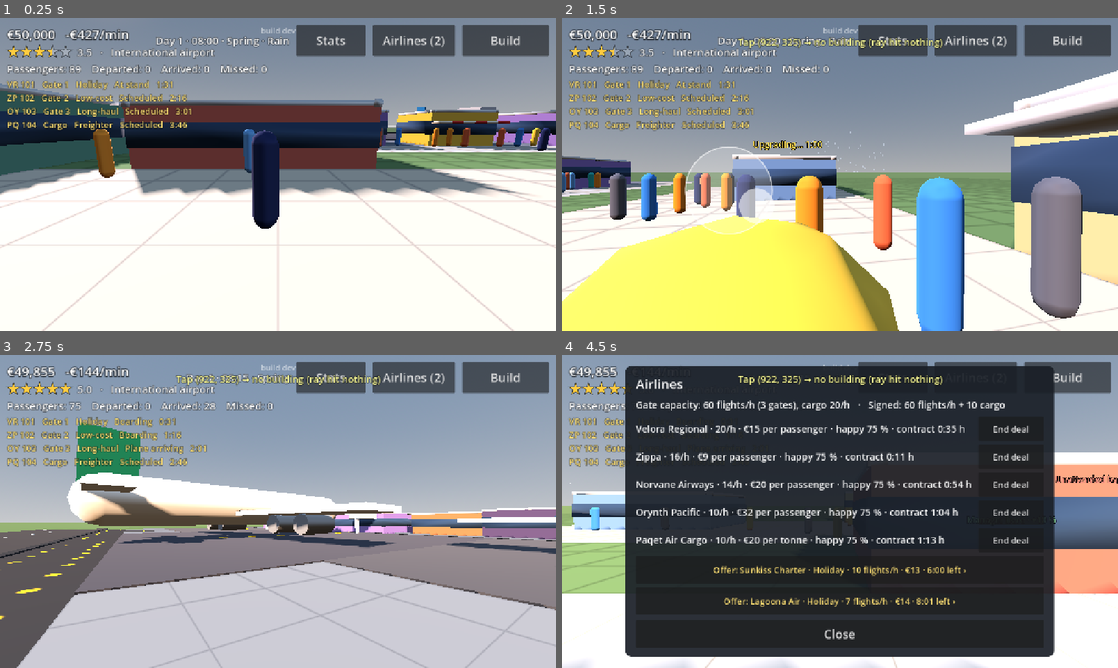
Above: before the commit, frames 1-4 (two rows, left to right).
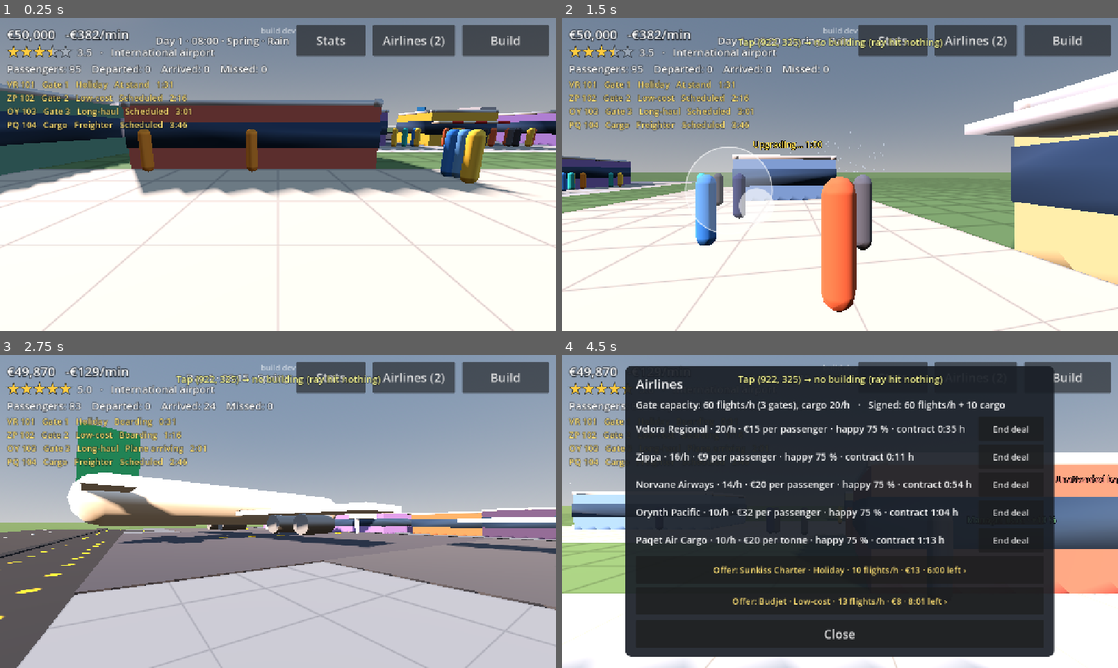
Above: after the commit, the same moments.

Repository: jakobmaier16-pixel/airport-idle
Game: Godot game, scene res://tests/screenshots.tscn
Two runs of this game, one before a commit and one after it. Both use one fixed random seed, a clock stepped at 60 frames per second and the inputs below. This scene is started directly instead of the project's main scene.
Inputs (mouse positions are in pixels of both pictures, inside the frame that each line leads up to):
- Up to frame 1 (0.25 s): no input
- Up to frame 2 (1.5 s): move the mouse to (962, 158) at 0.52 s; hold D (move_right) 0.53-1.25 s; click (962, 158) at 0.67 s; drag from (728, 190) to (812, 237) at 1.27 s
- Up to frame 3 (2.75 s): move the mouse to (333, 442) at 2.02 s; hold D (move_right) from 2.03 s (still down)
- Up to frame 4 (4.5 s): release D (move_right) at 2.75 s; drag from (812, 574) to (673, 464) at 2.77 s; move the mouse to (1006, 558) at 3.52 s; hold A (move_left) 3.53-4.25 s; drag from (673, 464) to (756, 433) at 4.27 s

The runs differ from the first frame. In frame 1, 4.4% of the frame differs, in the area x 12-99%, y 3-68%; in frame 2, 31%, in the area x 0-94%, y 3-100%; in frame 3, 0.2%; in frame 4, 0.8%.

Commit message:
Seeded randomness: one shared set of dice, per-test seeds
- Airport.rng is the only dice of the simulation; PassengerFlow, FlightSchedule,
  Airlines and Weather share it. Incidents, VIPs, staff names and the showcase
  use it too instead of the global randf()/randi().
- The seed and the dice state are saved (as text, JSON can't hold 64 bits),
  so loading continues the same dice. Old saves still load.
- A new game takes its seed from the current dice, so seeded tests stay
  repeatable when they start a new game.
- The test runner gives every test a fixed seed from its name and prints a
  replay line on failure; --seed=<n> runs all tests with one seed.
- test_42_seeds: same seed same game, other seed other game, dice continue
  after loading, old saves without a seed load.

Co-Authored-By: Claude Opus 5.5 <noreply@anthropic.com>

Diff:
--- a/scripts/autoload/airport.gd
+++ b/scripts/autoload/airport.gd
@@ -80,6 +80,12 @@
 var saved_manager: Dictionary = {}
 ## How far the current frame is between the last and the next simulation step (0..1).
 var sim_alpha: float = 0.0
+## The airport's dice (tech_architecture.md §3). Every random choice of the simulation comes from
+## here, so the same seed and the same player actions give exactly the same game. Shared with
+## PassengerFlow, FlightSchedule, Airlines and Weather; saved with the game.
+var rng: RandomNumberGenerator = RandomNumberGenerator.new()
+## The number the dice started from, for replaying a game (e.g. a failing test).
+var game_seed: int = 0
 
 var _sim_time: float = 0.0
 # While loading a save, layout_changed is sent once at the end instead of for every building.
@@ -94,6 +100,10 @@
 
 
 func _ready() -> void:
+	# The very first dice come from the clock; every later new game takes its seed from them.
+	var first := RandomNumberGenerator.new()
+	first.randomize()
+	reseed(first.randi())
 	layout_changed.connect(_on_layout_changed)
 	passenger_flow.vip_finished.connect(_on_vip_finished)
 	progression.tier_reached.connect(_on_tier_reached)
@@ -109,6 +119,21 @@
 		steps += 1
 	_sim_time = minf(_sim_time, SIM_STEP)
 	sim_alpha = _sim_time / SIM_STEP
+
+
+## Starts the dice from `new_seed`: the same seed and the same player actions give the same game.
+func reseed(new_seed: int) -> void:
+	game_seed = new_seed
+	rng.seed = new_seed
+	_share_rng()
+
+
+# Every part of the simulation rolls the same dice.
+func _share_rng() -> void:
+	passenger_flow.rng = rng
+	passenger_flow.schedule.rng = rng
+	airlines.rng = rng
+	weather.rng = rng
 
 
 ## Advances the whole simulation by one step: passengers, flights and money.
@@ -167,10 +192,10 @@
 	_next_incident_in -= delta
 	if _next_incident_in > 0.0 or not incidents_automatic:
 		return
-	_next_incident_in = randf_range(INCIDENT_EVERY_MIN, INCIDENT_EVERY_MAX)
+	_next_incident_in = rng.randf_range(INCIDENT_EVERY_MIN, INCIDENT_EVERY_MAX)
 	var candidates := buildings.filter(func(b: Building) -> bool: return needs_staff(b) and not staff_at(b).is_empty())
 	if not candidates.is_empty():
-		start_incident(candidates[randi() % candidates.size()])
+		start_incident(candidates[rng.randi() % candidates.size()])
 
 
 # --- VIP visits (design doc §14.2) ---
@@ -204,7 +229,7 @@
 		return
 	_next_vip_in -= delta
 	if _next_vip_in <= 0.0:
-		_next_vip_in = randf_range(VIP_EVERY_MIN, VIP_EVERY_MAX)
+		_next_vip_in = rng.randf_range(VIP_EVERY_MIN, VIP_EVERY_MAX)
 		announce_vip()
 
 
@@ -479,7 +504,7 @@
 	if not hire_problem(building).is_empty():
 		return null
 	var employee := Employee.new()
-	employee.name = "%s %s." % [FIRST_NAMES[randi() % FIRST_NAMES.size()], char(65 + randi() % 26)]
+	employee.name = "%s %s." % [FIRST_NAMES[rng.randi() % FIRST_NAMES.size()], char(65 + rng.randi() % 26)]
 	employee.workplace = building
 	employee.salary_per_minute = SALARIES[building.type.role]
 	staff.append(employee)
@@ -745,14 +770,16 @@
 
 ## Removes everything: buildings and zones, and lays the starting runway (unless `with_runway` is
 ## false, e.g. while loading a save that has its own). Visuals must be rebuilt afterwards (reload
-## the scene).
-func reset(with_runway: bool = true) -> void:
+## the scene). The new game's dice start from `new_seed`, or (if negative) from a seed the current
+## dice roll, so a seeded test stays repeatable even when it starts a new game.
+func reset(with_runway: bool = true, new_seed: int = -1) -> void:
 	grid = AirportGrid.new(MAP_SIZE_CELLS, CELL_SIZE)
 	buildings.clear()
 	_zone_locks.clear()
 	staff.clear()
 	passenger_flow = PassengerFlow.new()
 	passenger_flow.vip_finished.connect(_on_vip_finished)
+	reseed(new_seed if new_seed >= 0 else int(rng.randi()))
 	economy = Economy.new()
 	reputation = Reputation.new()
 	airlines.reset()
@@ -808,6 +835,9 @@
 		"clock": clock.game_seconds,
 		"manager": {"x": manager_position.x, "z": manager_position.z, "yaw": manager_yaw} if manager_position != NOBODY_THERE else {},
 		"weather": weather.save_state(),
+		# As text: JSON keeps numbers as decimals, which can't hold a 64-bit dice state exactly.
+		"seed": str(game_seed),
+		"rng_state": str(rng.state),
 		"buildings": saved_buildings,
 	}
 
@@ -817,6 +847,11 @@
 ## buildings that no longer fit are skipped. Returns how many were skipped.
 func load_state(data: Dictionary) -> int:
 	reset(false)
+	# The dice continue exactly where they were (saves from before seeds keep the fresh dice).
+	if data.has("rng_state"):
+		game_seed = str(data.get("seed", "0")).to_int()
+		rng.seed = game_seed
+		rng.state = str(data["rng_state"]).to_int()
 	# JSON stores every number as a float, hence the explicit conversion.
 	var saved_size: Array = data.get("map_size", [])
 	if saved_size.size() == 2 and Vector2i(int(saved_size[0]), int(saved_size[1])) == grid.size:
--- a/scripts/dev/showcase_airport.gd
+++ b/scripts/dev/showcase_airport.gd
@@ -93,7 +93,7 @@
 	for building in Airport.buildings:
 		Airport.staff_fully(building)
 	for employee in Airport.staff:
-		employee.served[employee.workplace.type.role] = randi() % 200
+		employee.served[employee.workplace.type.role] = Airport.rng.randi() % 200
 
 	# The showcase is a test fixture: start with fresh money, as if it had been there all along.
 	Airport.economy = Economy.new()
--- a/scripts/simulation/flight_schedule.gd
+++ b/scripts/simulation/flight_schedule.gd
@@ -79,11 +79,12 @@
 # Departure time of the latest flight planned at each gate.
 var _last_planned: Dictionary[Building, float] = {}
 var _next_number: int = 101
-var _rng: RandomNumberGenerator = RandomNumberGenerator.new()
+## Dice. Airport replaces them with its shared, seeded dice (tech_architecture.md §3).
+var rng: RandomNumberGenerator = RandomNumberGenerator.new()
 
 
 func _init() -> void:
-	_rng.randomize()
+	rng.randomize()
 
 
 func tick(now: float, delta: float, flow: PassengerFlow) -> void:
@@ -144,13 +145,13 @@
 	flight.gate = gate
 	flight.stand = Airport.stand_behind(gate)
 	# The airline's route type sets the passenger mix (design doc §10.1); random without one.
-	flight.route = airline.type.route if airline != null else ROUTES.keys()[_rng.randi() % ROUTES.size()]
+	flight.route = airline.type.route if airline != null else ROUTES.keys()[rng.randi() % ROUTES.size()]
 	flight.wide_body = airline != null and airline.type.wide_body
 	flight.departure_time = departure_time
 	if airline != null and airline.type.cargo:
 		# A freighter (design doc §10.3): freight instead of passengers.
 		flight.cargo = true
-		flight.tonnes = _rng.randf_range(CARGO_TONNES_MIN, CARGO_TONNES_MAX)
+		flight.tonnes = rng.randf_range(CARGO_TONNES_MIN, CARGO_TONNES_MAX)
 		flight.fee_per_passenger = airline.fee  # per tonne
 		_last_planned[gate] = departure_time
 		flights.append(flight)
@@ -169,14 +170,14 @@
 	var mix := PackedFloat32Array(ROUTES[flight.route])
 	var types: Array[PassengerType] = [FAMILY, LOW_COST, BUSINESS]
 	for i in roundi(_passenger_count() * size_factor):
-		flight.inbound_types.append(types[_rng.rand_weighted(mix)])
+		flight.inbound_types.append(types[rng.rand_weighted(mix)])
 	_last_planned[gate] = departure_time
 	flights.append(flight)
 
 
 # Passengers on one leg: a well-rated airport attracts more of them (design doc §11.7).
 func _passenger_count() -> int:
-	return roundi(_rng.randi_range(BOOKED_MIN, BOOKED_MAX) * Airport.reputation.demand_factor(Airport.stars()))
+	return roundi(rng.randi_range(BOOKED_MIN, BOOKED_MAX) * Airport.reputation.demand_factor(Airport.stars()))
 
 
 # Decides type and arrival time of every booked passenger, from the route's mix.
@@ -185,8 +186,8 @@
 	var types: Array[PassengerType] = [FAMILY, LOW_COST, BUSINESS]
 	var arrivals: Array = []
 	for i in flight.booked:
-		var type := types[_rng.rand_weighted(PackedFloat32Array(mix))]
-		var before := _rng.randf_range(type.arrives_until, type.arrives_from)
+		var type := types[rng.rand_weighted(PackedFloat32Array(mix))]
+		var before := rng.randf_range(type.arrives_until, type.arrives_from)
 		arrivals.append([flight.departure_time - before, type])
 	arrivals.sort_custom(func(a: Array, b: Array) -> bool: return a[0] < b[0])
 	for arrival: Array in arrivals:
--- a/scripts/simulation/passenger_flow.gd
+++ b/scripts/simulation/passenger_flow.gd
@@ -87,11 +87,12 @@
 var _usable_gates: Array[Building] = []
 var _usable_cargo_terminals: Array[Building] = []
 var _sample_timer: float = 0.0
-var _rng: RandomNumberGenerator = RandomNumberGenerator.new()
+## Dice. Airport replaces them with its shared, seeded dice (tech_architecture.md §3).
+var rng: RandomNumberGenerator = RandomNumberGenerator.new()
 
 
 func _init() -> void:
-	_rng.randomize()
+	rng.randomize()
 
 
 func status_text() -> String:
@@ -237,12 +238,12 @@
 	if not route_problem.is_empty() or _route_entrances.is_empty() or passengers.size() >= MAX_PASSENGERS:
 		return false
 	# Car travellers park for their trip, if there is a car park (design doc §11.8).
-	var by_car := not _route_car_parks.is_empty() and _rng.randf() < CAR_SHARE
+	var by_car := not _route_car_parks.is_empty() and rng.randf() < CAR_SHARE
 	var cells: Array[Vector2i] = []
 	if by_car:
-		cells = _access_cells(_route_car_parks[_rng.randi() % _route_car_parks.size()], true)
+		cells = _access_cells(_route_car_parks[rng.randi() % _route_car_parks.size()], true)
 	else:
-		cells = _access_cells(_route_entrances[_rng.randi() % _route_entrances.size()], false)
+		cells = _access_cells(_route_entrances[rng.randi() % _route_entrances.size()], false)
 	if cells.is_empty():
 		return false
 	var passenger := Passenger.new()
@@ -253,12 +254,12 @@
 		flight.vip_pending = false
 		passenger.is_vip = true
 		passenger.type = FlightSchedule.BUSINESS
-	passenger.offset = Vector3(_rng.randf_range(-MAX_OFFSET, MAX_OFFSET), 0.0, _rng.randf_range(-MAX_OFFSET, MAX_OFFSET))
-	passenger.color_index = _rng.randi() % COLOR_COUNT
-	passenger.position = _cell_point(cells[_rng.randi() % cells.size()], passenger)
+	passenger.offset = Vector3(rng.randf_range(-MAX_OFFSET, MAX_OFFSET), 0.0, rng.randf_range(-MAX_OFFSET, MAX_OFFSET))
+	passenger.color_index = rng.randi() % COLOR_COUNT
+	passenger.position = _cell_point(cells[rng.randi() % cells.size()], passenger)
 	passenger.previous_position = passenger.position
 	# Online check-in with hand luggage only: straight to security.
-	passenger.goal = Role.SECURITY if _rng.randf() < type.skip_check_in_chance else Role.CHECK_IN
+	passenger.goal = Role.SECURITY if rng.randf() < type.skip_check_in_chance else Role.CHECK_IN
 	passengers.append(passenger)
 	_plan(passenger)
 	return true
@@ -327,13 +328,13 @@
 	passenger.flight = flight
 	passenger.type = type
 	passenger.is_arriving = true
-	passenger.has_bag = _rng.randf() < type.checked_bag_chance
-	passenger.by_car = _rng.randf() < CAR_SHARE
+	passenger.has_bag = rng.randf() < type.checked_bag_chance
+	passenger.by_car = rng.randf() < CAR_SHARE
 	var parked_at := flight.departs_at() + flight.arrival_delay - (FlightSchedule.PLANE_ARRIVES - FlightSchedule.TAXI_TIME)
-	passenger.bag_ready_at = parked_at + _rng.randf_range(FlightSchedule.BAGS_FROM, FlightSchedule.BAGS_UNTIL)
-	passenger.offset = Vector3(_rng.randf_range(-MAX_OFFSET, MAX_OFFSET), 0.0, _rng.randf_range(-MAX_OFFSET, MAX_OFFSET))
-	passenger.color_index = _rng.randi() % COLOR_COUNT
-	passenger.position = _cell_point(gate.entry_cells[_rng.randi() % gate.entry_cells.size()], passenger)
+	passenger.bag_ready_at = parked_at + rng.randf_range(FlightSchedule.BAGS_FROM, FlightSchedule.BAGS_UNTIL)
+	passenger.offset = Vector3(rng.randf_range(-MAX_OFFSET, MAX_OFFSET), 0.0, rng.randf_range(-MAX_OFFSET, MAX_OFFSET))
+	passenger.color_index = rng.randi() % COLOR_COUNT
+	passenger.position = _cell_point(gate.entry_cells[rng.randi() % gate.entry_cells.size()], passenger)
 	passenger.previous_position = passenger.position
 	passenger.goal = Role.BAGGAGE_CLAIM
 	# Some connect to another flight (design doc §8.9), if the airport can handle transfers.
@@ -357,11 +358,11 @@
 		share *= Progression.HUB_TRANSFER_FACTOR
 	if transfer_share_override >= 0.0:
 		share = transfer_share_override
-	if _rng.randf() >= share:
+	if rng.randf() >= share:
 		return null
 	var options := schedule.flights.filter(func(f: Flight) -> bool:
 		return f != inbound and not f.cargo and f.is_active() and f.departure_time >= time + FlightSchedule.MIN_CONNECTION)
-	return options[_rng.randi() % options.size()] if not options.is_empty() else null
+	return options[rng.randi() % options.size()] if not options.is_empty() else null
 
 
 ## A building was demolished (design doc §7.6): its passengers look for another station of the
@@ -465,7 +466,7 @@
 	var choice := 0
 	if passenger.goal in [Role.SHOP, Role.LOUNGE]:
 		# Tastes differ: some want coffee, others duty free. Any place with room may be chosen.
-		choice = _rng.randi() % candidates.size()
+		choice = rng.randi() % candidates.size()
 	else:
 		# Short queue and short walk both count, like real passengers judging a hall.
 		# (For the gate there is only one candidate: the gate of their flight.)
@@ -539,7 +540,7 @@
 			return
 		passenger.state = Passenger.State.IN_SHOP
 		var type := station.building.type
-		passenger.visit_left = _rng.randf_range(type.visit_seconds_min, type.visit_seconds_max)
+		passenger.visit_left = rng.randf_range(type.visit_seconds_min, type.visit_seconds_max)
 		station.waiting.append(passenger)
 	else:
 		passenger.state = Passenger.State.QUEUING
@@ -604,7 +605,7 @@
 				* (PRESENCE_CALM if manager_here else 1.0))
 			# Some passengers are quicker than others; experienced staff are faster.
 			station.service_left[i] = station.building.service_time() * _type_factor(next, station) \
-				* staff_time_factor(working[i], working, manager_here) * _rng.randf_range(0.75, 1.25)
+				* staff_time_factor(working[i], working, manager_here) * rng.randf_range(0.75, 1.25)
 
 	for k in station.queue.size():
 		_move_towards(station.queue[k], _queue_spot(station, k), delta)
@@ -649,12 +650,12 @@
 	if leave_by - time < SHOPPING_MIN_SPARE:
 		return
 	# Business travellers prefer the lounge airside (design doc §11.8).
-	if next == Role.GATE and _is_business(passenger) and _has_lounge() and _rng.randf() < LOUNGE_CHANCE:
+	if next == Role.GATE and _is_business(passenger) and _has_lounge() and rng.randf() < LOUNGE_CHANCE:
 		passenger.goal = Role.LOUNGE
 		passenger.after_shop = next
 		passenger.leave_shop_by = leave_by
 		return
-	if _rng.randf() >= chance:
+	if rng.randf() >= chance:
 		return
 	passenger.goal = Role.SHOP
 	passenger.after_shop = next
@@ -684,14 +685,14 @@
 		# Stressed passengers spend less (design doc §8.10); the visit itself cheers them up.
 		var mood_factor := lerpf(SPEND_AT_WORST, SPEND_AT_BEST, clampf(customer.mood, 0.0, 100.0) / 100.0)
 		customer.mood = minf(customer.mood + (LOUNGE_BONUS if type.airport_run else SHOP_BONUS), 100.0)
-		var income := _rng.randf_range(type.spend_min, type.spend_max) * spend_factor * mood_factor * Economy.CONCESSION_SHARE
+		var income := rng.randf_range(type.spend_min, type.spend_max) * spend_factor * mood_factor * Economy.CONCESSION_SHARE
 		if type.airport_run:
 			income = type.spend_min  # a fixed price, all of it for the airport
 		Airport.economy.earn(income, Economy.LOUNGE if type.airport_run else Economy.SHOPS)
 		station.record_income(time, income)
 		# Out of the front door and on to the gate.
 		if not station.entry_cells.is_empty():
-			var door: Vector2i = station.entry_cells[_rng.randi() % station.entry_cells.size()]
+			var door: Vector2i = station.entry_cells[rng.randi() % station.entry_cells.size()]
 			customer.position = _cell_point(door, customer)
 			customer.previous_position = customer.position
 		customer.goal = customer.after_shop
@@ -713,7 +714,7 @@
 		station.waiting.erase(passenger)
 		station.record_wait(time, time - passenger.queued_since)
 		_lose_mood(passenger, Satisfaction.BAG_WAITS, (time - passenger.queued_since - BAG_PATIENCE) * BAG_PENALTY)
-		var door: Vector2i = station.exit_cells[_rng.randi() % station.exit_cells.size()]
+		var door: Vector2i = station.exit_cells[rng.randi() % station.exit_cells.size()]
 		passenger.position = _cell_point(door, passenger)
 		passenger.previous_position = passenger.position
 		passenger.goal = Role.ENTRANCE
--- a/tests/cases/test_25_manager_on_the_spot.gd
+++ b/tests/cases/test_25_manager_on_the_spot.gd
@@ -67,7 +67,7 @@
 		var passenger := Passenger.new()
 		passenger.position = Airport.grid.cell_to_world(Vector2i(32, 27))
 		station.queue.append(passenger)
-		flow._rng.seed = 42
+		flow.rng.seed = 42
 		flow._tick_station(station, Airport.SIM_STEP)
 		var slot := station.serving.find(passenger)
 		var seconds: float = station.service_left[slot]
--- a/tests/cases/test_28_long_haul.gd
+++ b/tests/cases/test_28_long_haul.gd
@@ -28,7 +28,7 @@
 func test_long_haul_flies_from_the_wide_body_gate() -> void:
 	ShowcaseAirport.build(0.0)
 	# Only a few long-haul flights in 15 minutes: fixed random numbers, so averages don't wobble.
-	Airport.passenger_flow.schedule._rng.seed = 7
+	Airport.passenger_flow.schedule.rng.seed = 7
 	var wide := 0
 	var wide_booked := 0
 	var narrow_booked := 0
--- /dev/null
+++ b/tests/cases/test_42_seeds.gd
@@ -0,0 +1,80 @@
+extends TestCase
+## Seeded randomness (tech_architecture.md §3): the same seed and the same actions give exactly
+## the same game, and the dice continue where they were after loading a save.
+
+
+# A short summary of a running airport: if any random choice differed, this differs too.
+func _fingerprint() -> String:
+	var flow := Airport.passenger_flow
+	var positions := 0.0
+	for passenger in flow.passengers:
+		positions += passenger.position.x * 3.0 + passenger.position.z
+	var names: PackedStringArray = []
+	for employee in Airport.staff:
+		names.append(employee.name)
+	return "departed %d, missed %d, in airport %d, money %.2f, positions %.3f, staff %s" % [
+		flow.departed_count, flow.missed_count, flow.passengers.size(), Airport.economy.balance,
+		positions, ",".join(names)]
+
+
+# Builds the showcase airport with dice started from `seed_value` and runs it for 5 minutes.
+func _play(seed_value: int) -> String:
+	Airport.reseed(seed_value)
+	build_reference_airport()
+	sim_seconds(300.0)
+	return _fingerprint()
+
+
+func test_same_seed_same_game() -> void:
+	var first := _play(1234)
+	var second := _play(1234)
+	check(Airport.passenger_flow.departed_count > 0, "the airport was busy (passengers departed)")
+	check_eq(second, first, "the same seed plays exactly the same game")
+
+
+func test_other_seed_other_game() -> void:
+	check(_play(1) != _play(2), "a different seed plays a different game")
+
+
+func test_new_game_gets_a_seed_from_the_dice() -> void:
+	Airport.reseed(5)
+	Airport.reset()
+	var first := Airport.game_seed
+	Airport.reseed(5)
+	Airport.reset()
+	check_eq(Airport.game_seed, first, "a new game started from the same dice gets the same seed")
+	Airport.reset(true, 777)
+	check_eq(Airport.game_seed, 777, "a new game can be given its seed")
+
+
+func test_dice_continue_after_loading() -> void:
+	Airport.reseed(99)
+	build_reference_airport()
+	sim_seconds(60.0)
+	var seed_before := Airport.game_seed
+	# Through JSON text, like the real save file.
+	var data: Dictionary = JSON.parse_string(JSON.stringify(Airport.save_state()))
+	var next_rolls: Array[int] = []
+	for i in 5:
+		next_rolls.append(Airport.rng.randi())
+	Airport.reset(false, 1)
+	Airport.load_state(data)
+	check_eq(Airport.game_seed, seed_before, "the seed is restored")
+	var rolls_after_loading: Array[int] = []
+	for i in 5:
+		rolls_after_loading.append(Airport.rng.randi())
+	check_eq(rolls_after_loading, next_rolls, "the dice continue exactly where they were")
+	check(Airport.passenger_flow.rng == Airport.rng and Airport.airlines.rng == Airport.rng \
+		and Airport.weather.rng == Airport.rng and Airport.passenger_flow.schedule.rng == Airport.rng,
+		"every part of the simulation rolls the same dice after loading")
+
+
+func test_old_save_without_seed_loads() -> void:
+	build_reference_airport()
+	var data: Dictionary = JSON.parse_string(JSON.stringify(Airport.save_state()))
+	var building_count := Airport.buildings.size()
+	data.erase("seed")
+	data.erase("rng_state")
+	Airport.load_state(data)
+	check_eq(Airport.buildings.size(), building_count, "a save from before seeds still loads completely")
+	check(Airport.passenger_flow.rng == Airport.rng, "it gets fresh shared dice")
--- a/tests/test_runner.gd
+++ b/tests/test_runner.gd
@@ -1,6 +1,9 @@
 extends Node
 ## Runs every walkthrough test in tests/cases/ and quits with exit code 0 (all passed) or 1.
-## Start it with tools/run_tests.sh. Optional: `-- --only=<file or test name part>`.
+## Start it with tools/run_tests.sh. Optional: `--only=<file or test name part>`, and
+## `--seed=<number>` to run every test with that seed instead of its own (tech_architecture.md §3).
+## Each test gets a fixed seed from its name, so a run never depends on luck and a failure can be
+## replayed exactly with the line it prints.
 
 const CASES_DIR: String = "res://tests/cases/"
 
@@ -11,9 +14,12 @@
 	# Tests drive the simulation themselves (sim_seconds), so it doesn't also run in real time.
 	Airport.set_process(false)
 	var only := ""
+	var forced_seed := -1
 	for arg in OS.get_cmdline_user_args():
 		if arg.begins_with("--only="):
 			only = arg.trim_prefix("--only=")
+		elif arg.begins_with("--seed="):
+			forced_seed = arg.trim_prefix("--seed=").to_int()
 
 	var passed := 0
 	var failed := 0
@@ -37,6 +43,8 @@
 			if not only.is_empty() and not full_name.contains(only):
 				continue
 			_reset_world()
+			var seed_value := forced_seed if forced_seed >= 0 else seed_for(full_name)
+			Airport.reseed(seed_value)
 			test_case.current_test = full_name
 			var failures_before := test_case.failures.size()
 			var started := Time.get_ticks_msec()
@@ -51,11 +59,17 @@
 				print("FAIL %s" % full_name)
 				for message in test_case.failures.slice(failures_before):
 					print("  - " + message)
+				print("  - replay: tools/run_tests.sh --only=%s --seed=%d" % [full_name, seed_value])
 		test_case.queue_free()
 
 	_reset_world()
 	print("RESULT: %d passed, %d failed" % [passed, failed])
 	get_tree().quit(1 if failed > 0 else 0)
+
+
+## The fixed seed of a test: the same name always gives the same number.
+static func seed_for(test_name: String) -> int:
+	return test_name.hash() & 0x7fffffff
 
 
 func _reset_world() -> void:
Not shown, added: tests/cases/test_42_seeds.gd.uid
Not shown, changed: CLAUDE.md
